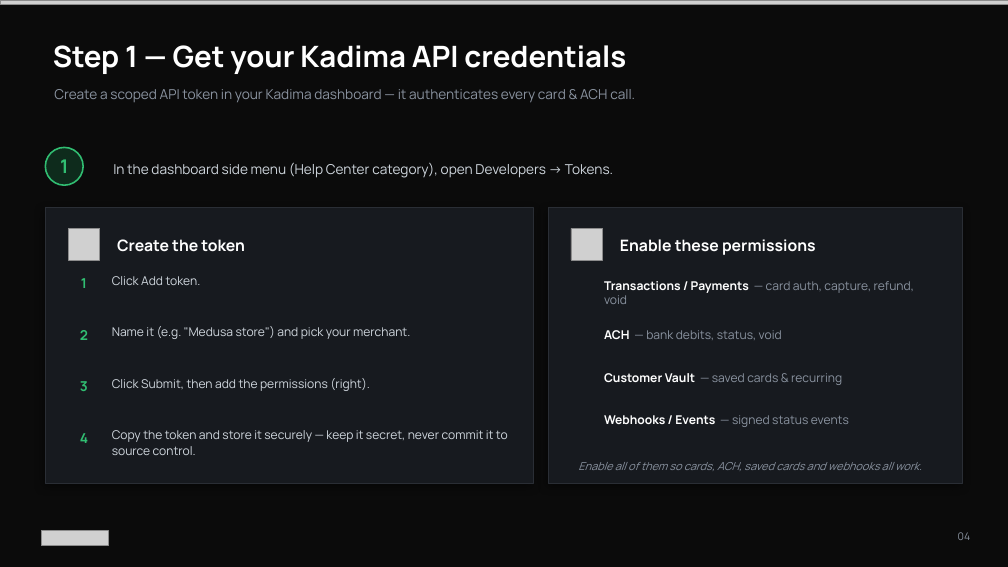
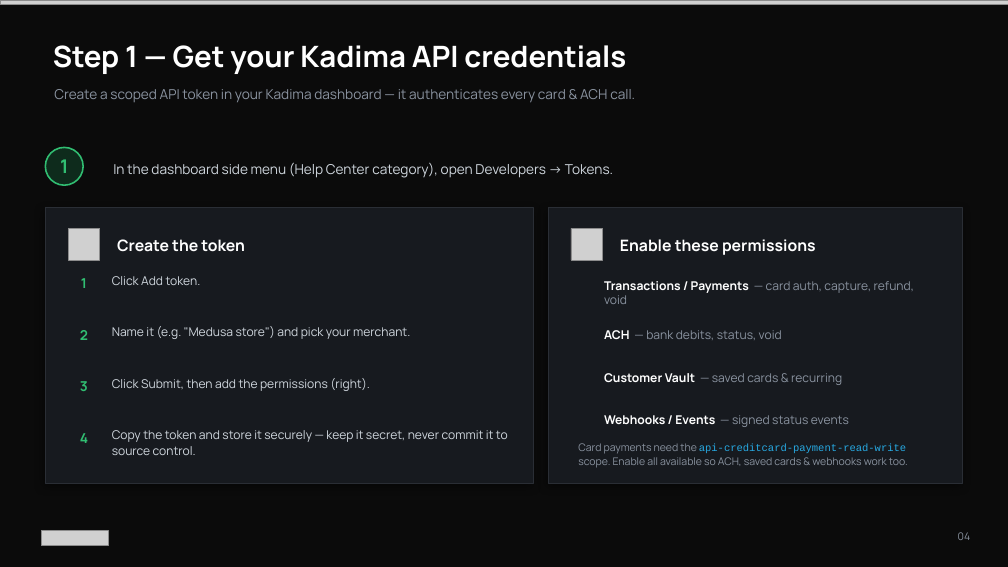
Before and after one commit to kadimapayments/medusa-payment-kadima, a slide deck: slide 4 of docs/Kadima-Medusa-Install-Guide.pptx. Drawn at 1008x567 pixels with LibreOffice and Linux fonts; fonts in the diff are those of the drawing; grey boxes stand for pictures; background and template pictures are left out. Boxes give left, top, right and bottom in pixels: in the first picture for what was removed or moved away, otherwise in the second. Text is boxed around its words. In the diff, an @@ line names an element or a change of style, - is before the commit and + after.

```diff
--- a/docs/Kadima-Medusa-Install-Guide.pptx
+++ b/docs/Kadima-Medusa-Install-Guide.pptx
@@ text "Card payments need the api-creditcard-payment-read-write ..." at (578, 443, 908, 468): vertical alignment middle to top @@
@@ text at (578, 443, 908, 468): text changed; size 10.5 to 10 pt; italic off @@
-Enable all of them so cards, ACH, saved cards and webhooks all work.
+Card payments need the api-creditcard-payment-read-write scope. Enable all available so ACH, saved cards & webhooks work too.
```
Also in this commit, not shown: 2 other slides changed, 4 other files.
